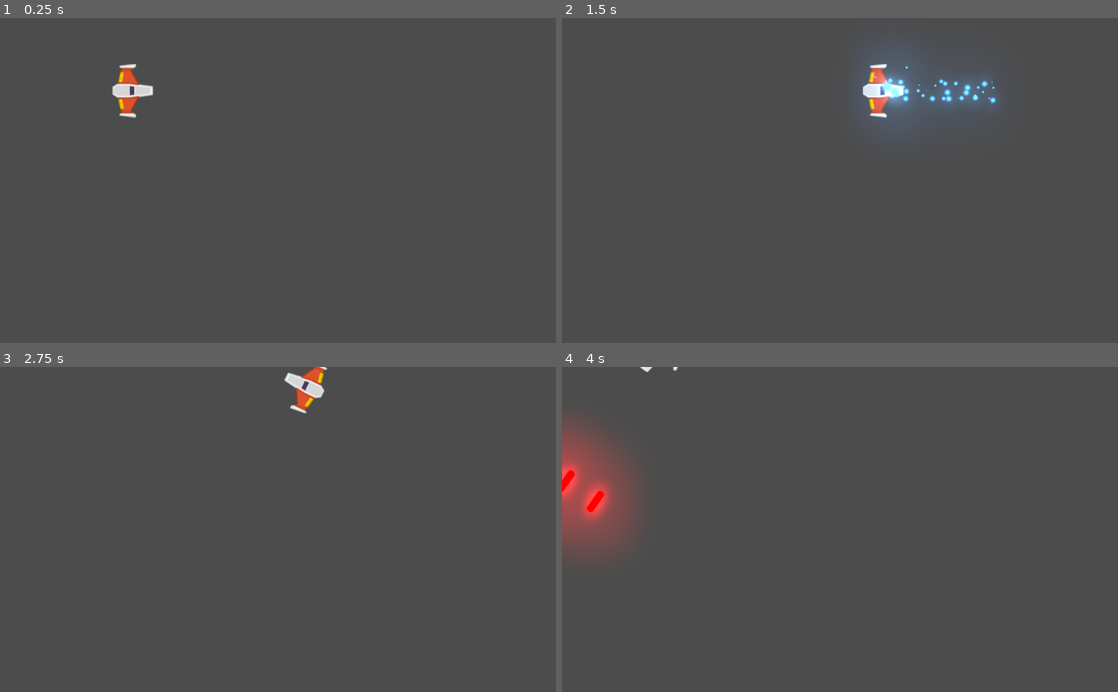
Above: before the commit, frames 1-4 (two rows, left to right).
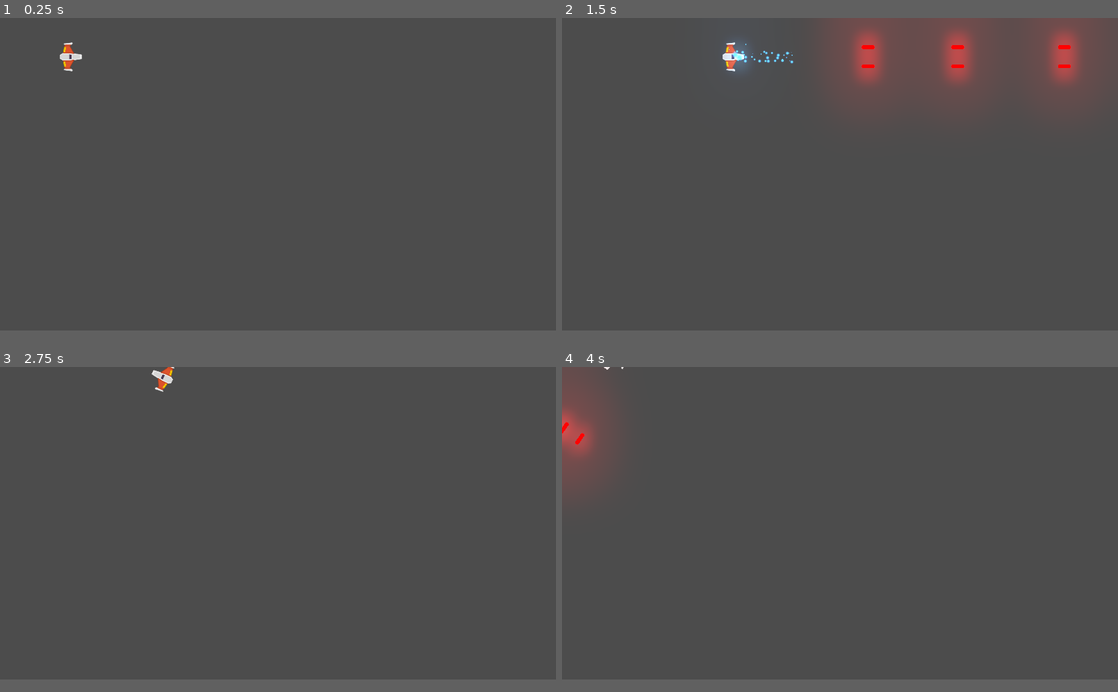
Above: after the commit, the same moments.

Repository: AgustinCampanella/PixelLab-Etapa3
Game: Godot game, scene res://Juego/Niveles/NivelTest.tscn
Two runs of this game, one before a commit and one after it. Both use one fixed random seed, a clock stepped at 60 frames per second and the inputs below.
Inputs:
- Up to frame 1 (0.25 s): no input
- Up to frame 2 (1.5 s): tap Enter at 0.5 s; hold W (mover_adelante) 0.53-1.28 s; hold K (disparo_principal) 0.53-1.28 s; hold S (mover_atras) from 1.28 s (still down); tap L (disparo_secundario) at 1.35 s
- Up to frame 3 (2.75 s): release S (mover_atras) at 2.03 s; hold W (mover_adelante) from 2.03 s (still down); hold A (rotar_antihorario) from 2.03 s (still down)
- Up to frame 4 (4 s): release A (rotar_antihorario) at 2.78 s; tap D (rotar_horario) at 2.85 s; tap Space at 3.5 s; release W (mover_adelante) at 3.53 s; hold S (mover_atras) from 3.53 s (still down); hold K (disparo_principal) from 3.53 s (still down)
In our replay, the window is 800x468 before the commit and 800x450 after it. These sizes can differ from the game's own. Grey fills any space a smaller window leaves; there, only what the larger window draws over its background counts as a difference.

The runs differ from the first frame. In frame 1, 0.8% of the frame differs, in the area x 10-28%, y 7-31%; in frame 2, 11%, in the area x 28-97%, y 0-34%; in frame 3, 0.8%; in frame 4, 4.8%.

Commit message:
Agrego layers y mask + escena disparo enemigos/player

Diff:
--- a/Juego/Naves/Player/Player.tscn
+++ b/Juego/Naves/Player/Player.tscn
@@ -10,6 +10,7 @@
 radius = 36.0867
 
 [node name="Player" type="RigidBody2D"]
+collision_mask = 22
 physics_material_override = ExtResource( 3 )
 linear_damp = 1.0
 angular_damp = 4.0
--- a/Juego/Niveles/NivelTest.tscn
+++ b/Juego/Niveles/NivelTest.tscn
@@ -9,6 +9,8 @@
 
 [node name="Player" parent="." instance=ExtResource( 1 )]
 position = Vector2( 244.516, 134.131 )
+z_index = 50
+collision_mask = 22
 gravity_scale = 0.0
 can_sleep = false
 
--- a/Juego/Proyectiles/Laser/LaserBeam2D.tscn
+++ b/Juego/Proyectiles/Laser/LaserBeam2D.tscn
@@ -61,8 +61,10 @@
 color_ramp = SubResource( 2 )
 
 [node name="LaserBeam2D" type="RayCast2D"]
+z_index = 41
 enabled = true
 cast_to = Vector2( 0, 0 )
+collision_mask = 6
 script = ExtResource( 1 )
 
 [node name="FillLine2D" type="Line2D" parent="."]
--- a/Juego/Proyectiles/Proyectil.tscn
+++ b/Juego/Proyectiles/Proyectil.tscn
@@ -1,11 +1,7 @@
-[gd_scene load_steps=4 format=2]
+[gd_scene load_steps=3 format=2]
 
 [ext_resource path="res://Juego/Proyectiles/proyectil_player.png" type="Texture" id=1]
 [ext_resource path="res://Juego/Proyectiles/Proyectil.gd" type="Script" id=2]
-
-[sub_resource type="CapsuleShape2D" id=1]
-radius = 6.79643
-height = 31.4374
 
 [node name="Proyectil" type="Area2D"]
 script = ExtResource( 2 )
@@ -18,7 +14,6 @@
 
 [node name="CollisionShape2D" type="CollisionShape2D" parent="."]
 rotation = 1.5708
-shape = SubResource( 1 )
 
 [node name="VisibilityNotifier2D" type="VisibilityNotifier2D" parent="."]
 position = Vector2( -0.176776, 0.127734 )
--- /dev/null
+++ b/Juego/Proyectiles/ProyectilEnemigo.tscn
@@ -0,0 +1,25 @@
+[gd_scene load_steps=4 format=2]
+
+[ext_resource path="res://Juego/Proyectiles/Proyectil.tscn" type="PackedScene" id=1]
+[ext_resource path="res://Juego/Proyectiles/proyectil_enemigo.png" type="Texture" id=2]
+
+[sub_resource type="CapsuleShape2D" id=1]
+radius = 5.59001
+height = 24.1656
+
+[node name="ProyectilEnemigo" instance=ExtResource( 1 )]
+z_index = 39
+collision_layer = 16
+collision_mask = 5
+
+[node name="Sprite" parent="." index="0"]
+modulate = Color( 0, 1.3, 0.34, 1 )
+scale = Vector2( 1, 1 )
+texture = ExtResource( 2 )
+
+[node name="CollisionShape2D" parent="." index="1"]
+shape = SubResource( 1 )
+
+[node name="VisibilityNotifier2D" parent="." index="2"]
+position = Vector2( 0.187415, 0.127734 )
+scale = Vector2( 1.75707, 0.395025 )
--- /dev/null
+++ b/Juego/Proyectiles/ProyectilPlayer.tscn
@@ -0,0 +1,15 @@
+[gd_scene load_steps=3 format=2]
+
+[ext_resource path="res://Juego/Proyectiles/Proyectil.tscn" type="PackedScene" id=1]
+
+[sub_resource type="CapsuleShape2D" id=1]
+radius = 7.31365
+height = 32.4812
+
+[node name="ProyectilPlayer" instance=ExtResource( 1 )]
+z_index = 40
+collision_layer = 8
+collision_mask = 6
+
+[node name="CollisionShape2D" parent="." index="1"]
+shape = SubResource( 1 )
--- a/project.godot
+++ b/project.godot
@@ -32,9 +32,9 @@
 
 [application]
 
-config/name="Meteoritos_Juego"
+config/name="Meteoritos"
 run/main_scene="res://Juego/Niveles/NivelTest.tscn"
-config/icon="res://icon.png"
+config/icon="res://player_orange.png"
 
 [autoload]
 
@@ -42,7 +42,14 @@
 
 [display]
 
+window/size/width=1920
+window/size/height=1080
+window/size/resizable=false
 window/size/always_on_top=true
+window/size/test_width=1280
+window/size/test_height=720
+window/stretch/mode="2d"
+window/stretch/aspect="keep"
 
 [input]
 
@@ -83,6 +90,14 @@
  ]
 }
 
+[layer_names]
+
+2d_physics/layer_1="player"
+2d_physics/layer_2="enemigo"
+2d_physics/layer_3="meteorito"
+2d_physics/layer_4="proyectil_player"
+2d_physics/layer_5="proyectil_enemigo"
+
 [rendering]
 
 environment/default_environment="res://default_env.tres"
Binary file added: Juego/Proyectiles/proyectil_enemigo.png
Binary file added: player_orange.png
Not shown, added: player_orange.png.import
